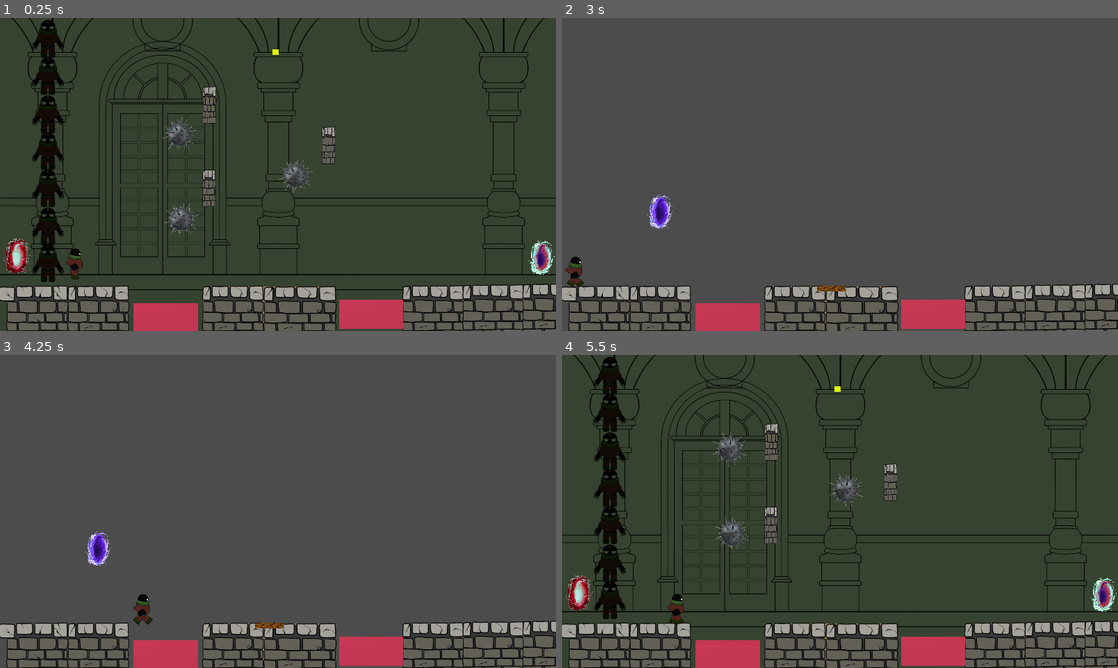
Above: before the commit, frames 1-4 (two rows, left to right).
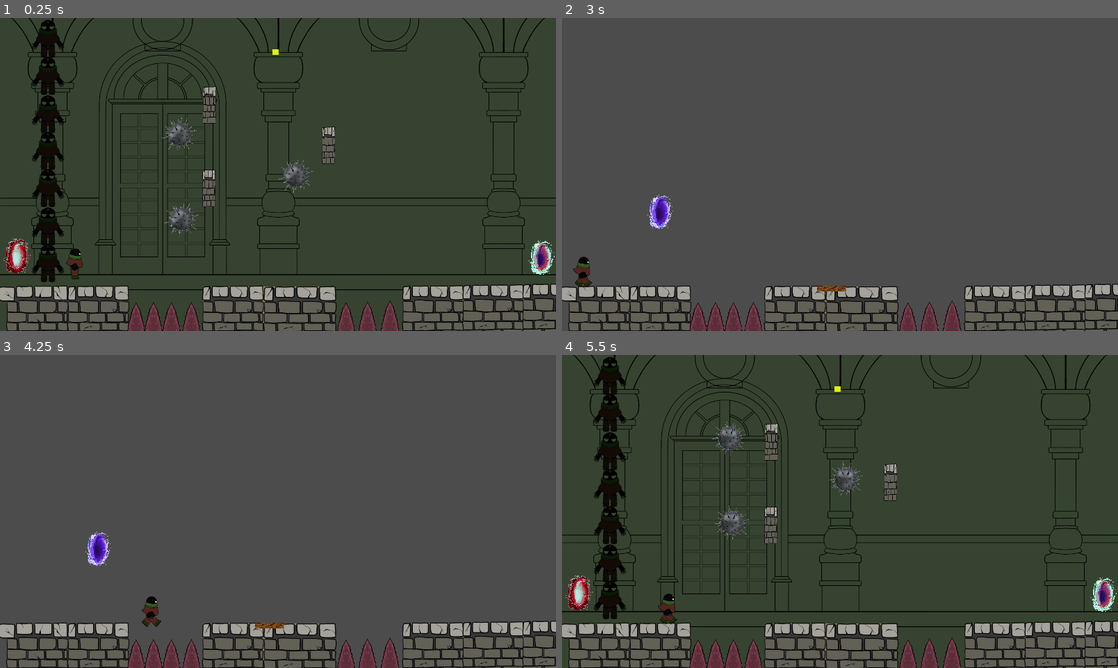
Above: after the commit, the same moments.

Repository: alaniv/GGJ2023TimelessMansion
Game: Godot game, scene res://Prototype/Levels/Level2.tscn
The game is run twice, just before and just after one commit, with the same random seed, the same clock (stepped at 60 frames per second) and the same inputs. The project has no main scene, so this scene is started directly.
Inputs:
- Up to frame 1 (0.25 s): no input
- Up to frame 2 (3 s): tap Enter (ui_accept) at 0.5, 0.77, 1.52 s; hold Right (ui_right) 0.53-2.03 s; hold Left (ui_left) 2.03-2.78 s; hold Right (ui_right) from 2.78 s (still down)
- Up to frame 3 (4.25 s): keep holding Right (ui_right); tap Enter (ui_accept) at 3.02, 3.77 s
- Up to frame 4 (5.5 s): release Right (ui_right) at 4.28 s; hold Left (ui_left) 4.28-5.03 s; tap Enter (ui_accept) at 4.52 s; hold Right (ui_right) from 5.03 s (still down)

The runs differ from the first frame. In frame 1, 2.2% of the frame differs, in the area x 22-73%, y 90-100%; in frame 2, 2.5%; in frame 3, 2.6%; in frame 4, 3.4%, in the area x 17-73%, y 20-100%.

Commit message:
fix levels bordes

Diff:
--- a/Prototype/Levels/Level1.tscn
+++ b/Prototype/Levels/Level1.tscn
@@ -162,6 +162,9 @@
 [sub_resource type="RectangleShape2D" id=15]
 extents = Vector2( 36.5, 226 )
 
+[sub_resource type="RectangleShape2D" id=21]
+extents = Vector2( 50, 314.5 )
+
 [node name="TestLevelPortales2" type="Node2D"]
 
 [node name="ErasManager" parent="." instance=ExtResource( 6 )]
@@ -729,6 +732,17 @@
 stream = ExtResource( 18 )
 autoplay = true
 
+[node name="StaticBody2D" type="StaticBody2D" parent="."]
+position = Vector2( -74, 630 )
+
+[node name="CollisionShape2D" type="CollisionShape2D" parent="StaticBody2D"]
+position = Vector2( 19, -52 )
+shape = SubResource( 21 )
+
+[node name="CollisionShape2D2" type="CollisionShape2D" parent="StaticBody2D"]
+position = Vector2( 2046, -23 )
+shape = SubResource( 21 )
+
 [connection signal="body_shape_entered" from="Eras/Era_0/Exit" to="Eras/Era_0/Exit" method="_on_Exit_body_shape_entered"]
 [connection signal="body_shape_entered" from="Eras/Era_1/Plataforma2/Area2D" to="Eras/Era_1/Plataforma2/Area2D" method="_on_Area2D_body_shape_entered"]
 [connection signal="body_shape_entered" from="ErasCommonDynamics/SeedableZoneVines/Era_0/ClimbableArea" to="ErasCommonDynamics/SeedableZoneVines/Era_0/ClimbableArea" method="_on_ClimbableArea_body_shape_entered"]
--- a/Prototype/Levels/Level2.tscn
+++ b/Prototype/Levels/Level2.tscn
@@ -17,6 +17,7 @@
 [ext_resource path="res://Prototype/Levels/Resources/tree.png" type="Texture" id=15]
 [ext_resource path="res://Prototype/SeedManagement/soil.jpg" type="Texture" id=16]
 [ext_resource path="res://Prototype/Levels/Resources/Backgrounds/tiles 1800.png" type="Texture" id=17]
+[ext_resource path="res://Prototype/Levels/Resources/Aloe_spike.png" type="Texture" id=18]
 
 [sub_resource type="RectangleShape2D" id=22]
 extents = Vector2( 20, 63 )
@@ -106,6 +107,9 @@
 [sub_resource type="RectangleShape2D" id=26]
 extents = Vector2( 48, 8 )
 
+[sub_resource type="RectangleShape2D" id=29]
+extents = Vector2( 50, 314.5 )
+
 [node name="TestLevelPortales" type="Node2D"]
 
 [node name="ErasManager" parent="." instance=ExtResource( 6 )]
@@ -412,6 +416,7 @@
 position = Vector2( 1130, 981 )
 
 [node name="Sprite" type="Sprite" parent="ErasCommonStatics/SpikeFloor"]
+visible = false
 modulate = Color( 0.788235, 0.223529, 0.341176, 1 )
 position = Vector2( 151.5, 41.0001 )
 scale = Vector2( 110.5, 50 )
@@ -425,6 +430,7 @@
 position = Vector2( 654, 993 )
 
 [node name="Sprite" type="Sprite" parent="ErasCommonStatics/SpikeFloor2"]
+visible = false
 modulate = Color( 0.788235, 0.223529, 0.341176, 1 )
 position = Vector2( -81.5, 41.0001 )
 scale = Vector2( 111.5, 50 )
@@ -433,6 +439,41 @@
 [node name="CollisionShape2D" type="CollisionShape2D" parent="ErasCommonStatics/SpikeFloor2"]
 position = Vector2( -82.25, 40 )
 shape = SubResource( 21 )
+
+[node name="AloeSpike7" type="Sprite" parent="ErasCommonStatics"]
+position = Vector2( 470, 1028 )
+scale = Vector2( 0.717593, 0.717593 )
+texture = ExtResource( 18 )
+
+[node name="AloeSpike8" type="Sprite" parent="ErasCommonStatics"]
+position = Vector2( 530, 1027 )
+scale = Vector2( 0.717593, 0.717593 )
+texture = ExtResource( 18 )
+
+[node name="AloeSpike9" type="Sprite" parent="ErasCommonStatics"]
+position = Vector2( 592, 1028 )
+scale = Vector2( 0.717593, 0.717593 )
+texture = ExtResource( 18 )
+
+[node name="AloeSpike10" type="Sprite" parent="ErasCommonStatics"]
+position = Vector2( 661, 1027 )
+scale = Vector2( 0.717593, 0.717593 )
+texture = ExtResource( 18 )
+
+[node name="AloeSpike11" type="Sprite" parent="ErasCommonStatics"]
+position = Vector2( 1195, 1028 )
+scale = Vector2( 0.717593, 0.717593 )
+texture = ExtResource( 18 )
+
+[node name="AloeSpike12" type="Sprite" parent="ErasCommonStatics"]
+position = Vector2( 1269, 1025 )
+scale = Vector2( 0.717593, 0.717593 )
+texture = ExtResource( 18 )
+
+[node name="AloeSpike13" type="Sprite" parent="ErasCommonStatics"]
+position = Vector2( 1347, 1021 )
+scale = Vector2( 0.717593, 0.717593 )
+texture = ExtResource( 18 )
 
 [node name="ErasCommonDynamics" type="Node2D" parent="." groups=["ErasCommonDynamics"]]
 
@@ -627,6 +668,17 @@
 [node name="SeedHandler" parent="Node2D" instance=ExtResource( 13 )]
 position = Vector2( -1.71428, 6.42857 )
 seed_count = 4
+
+[node name="StaticBody2D" type="StaticBody2D" parent="."]
+position = Vector2( -74, 630 )
+
+[node name="CollisionShape2D" type="CollisionShape2D" parent="StaticBody2D"]
+position = Vector2( 19, -52 )
+shape = SubResource( 29 )
+
+[node name="CollisionShape2D2" type="CollisionShape2D" parent="StaticBody2D"]
+position = Vector2( 2046, -23 )
+shape = SubResource( 29 )
 
 [connection signal="body_shape_entered" from="Eras/Era_0/Exit" to="Eras/Era_0/Exit" method="_on_Exit_body_shape_entered"]
 [connection signal="body_shape_entered" from="ErasCommonDynamics/SeedableZoneVines1/Era_0/ClimbableArea" to="ErasCommonDynamics/SeedableZoneVines1/Era_0/ClimbableArea" method="_on_ClimbableArea_body_shape_entered"]
Not shown: 1 places in Prototype/Levels/Level1.tscn that only renumber resources
Not shown: 1 places in Prototype/Levels/Level2.tscn that only renumber resources
